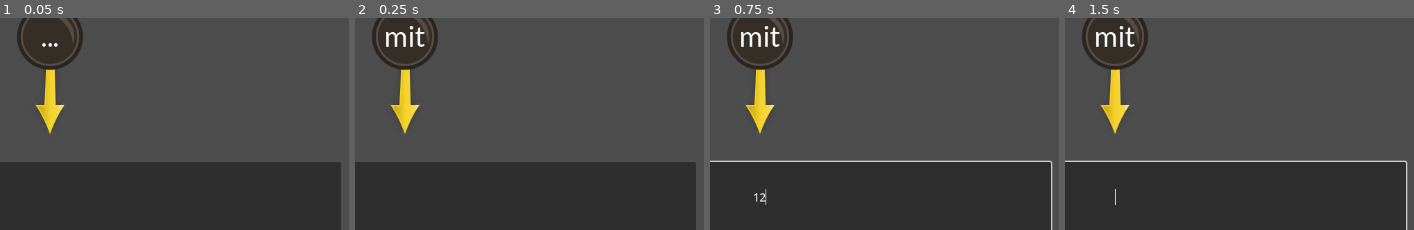
Above: before the commit, frames 1-4 (left to right).
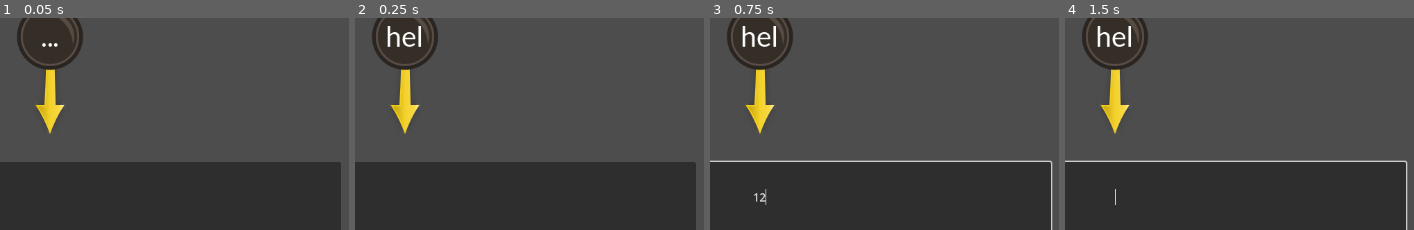
Above: after the commit, the same moments.

Repository: Rapidjonte/ordbomb
Game: Godot game, scene res://scenes/node_2d.tscn
Same seed, same stepped clock (60 frames per second), same inputs: the game is played once before the commit and once after it.
Inputs (mouse positions are % of the whole screen's width and height, from its top left):
- Up to frame 1 (0.05 s): no input
- Up to frame 2 (0.25 s): no input
- Up to frame 3 (0.75 s): click (57, 90) at 0.52 s; type "12" at 0.6 s
- Up to frame 4 (1.5 s): tap Enter at 1.25 s
The pictures show only the part of the screen within x 50-100%, y 48-97%; the shares and areas given below are measured in that part.

Frame 1 is identical in both runs. In frame 2, 0.6% of the frame differs, in the area x 8-21%, y 3-14%; in frame 3, 0.6%; in frame 4, 0.6%.

Commit message:
Add files via upload

Diff:
--- a/scripts/network_manager.gd
+++ b/scripts/network_manager.gd
@@ -1,15 +1,14 @@
 extends Node
 
 var is_server = false
+var peer = ENetMultiplayerPeer.new()
 
-func start_server(port = 4242, max_clients = 4):
-	var network = ENetMultiplayerPeer.new()
-	network.create_server(4242, 4) # port 4242, max 4 clients
-	get_tree().multiplayer.multiplayer_peer = network
-	print("server started")
+func start_server(port = 4242, max_clients = 8):
+	peer.create_server(4242, 4)
+	get_tree().multiplayer.multiplayer_peer = peer
+	print("Server started:", get_tree().multiplayer.is_server())
 
 func start_client(server_ip = "127.0.0.1", port = 4242):
-	var network = ENetMultiplayerPeer.new()
-	network.create_client("127.0.0.1", 4242) # server IP + port
-	get_tree().multiplayer.multiplayer_peer = network
-	print("client connected")
+	peer.create_client("127.0.0.1", 4242)
+	get_tree().multiplayer.multiplayer_peer = peer
+	print("Client connected:", get_tree().multiplayer.get_unique_id())
--- a/scripts/node_script.gd
+++ b/scripts/node_script.gd
@@ -19,7 +19,7 @@
 	"H": 3, "I": 1, "J": 8, "K": 3, "L": 1, "M": 3, "N": 1,
 	"O": 2, "P": 3, "Q": 10, "R": 1, "S": 1, "T": 1, "U": 3,
 	"V": 4, "W": 7, "X": 10, "Y": 8, "Z": 10, "Å": 4, "Ä": 4, "Ö": 4,
-	"É": 6, "Ô": 10, "-": 10
+	"É": 6, "Ô": 12, "-": 10, " ": 10
 }
 
 func _input(event):
@@ -39,7 +39,7 @@
 
 func char_req():
 	if extension_enabled:
-		if randf() < 0.2:
+		if randf() < 0.3:
 			randomize()
 			var randchar = extension[randi() % extension.size()]
 			finalize_chars(randchar.to_lower())
@@ -66,7 +66,7 @@
 func finalize_chars(chars: String):
 	if true: # if (SELF_TURN):
 		$selfTurn.play()
-	label.text = get_random_chunk(chars, 3).strip_edges()
+	label.text = get_random_chunk(chars, 3).strip_edges().replace(" ", "")
 
 func check_for_underscores(chars: String) -> bool:
 	chars = chars.substr(chars.find("<span class=\"orto\">"), 55)
@@ -95,8 +95,8 @@
 
 func _on_line_edit_text_submitted(new_text):
 	#$submit.play()
-	if pending == 0 and lineedit.text.strip_edges().to_lower().contains(label.text) and !(lineedit.text.strip_edges().to_lower() in used):
-		input = lineedit.text.strip_edges().to_lower()
+	input = lineedit.text.strip_edges().to_lower().replace("_", "")
+	if pending == 0 and input.contains(label.text) and !(input in used):
 		print("input: " + input)
 		if extension_enabled and !(extension.find(input) == -1):
 			print("word in extension!")
Not shown, changed: extension.txt
